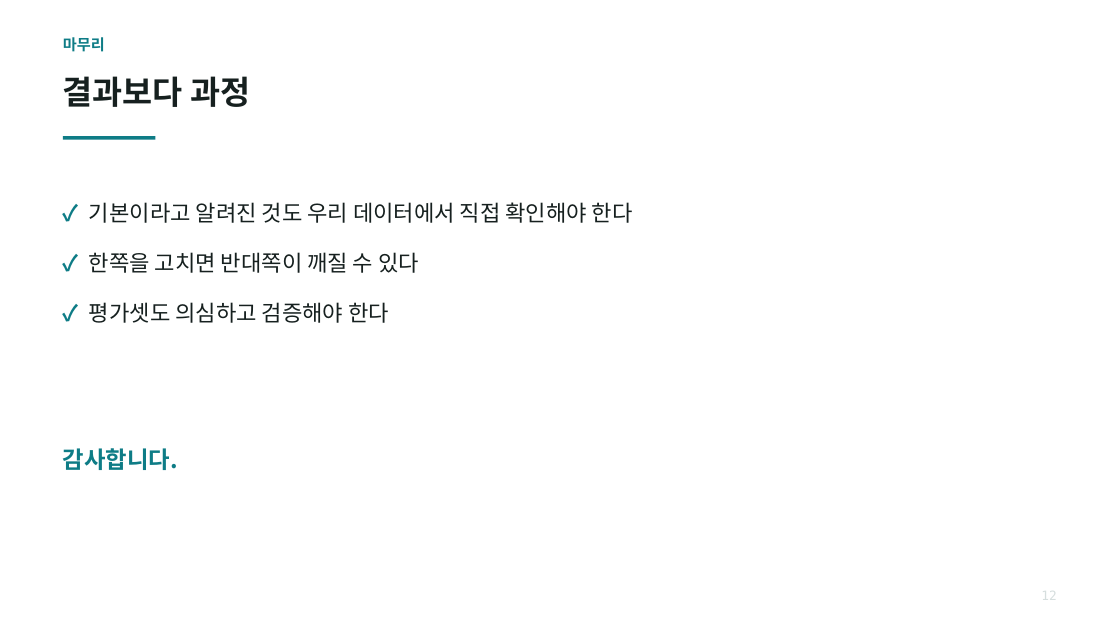
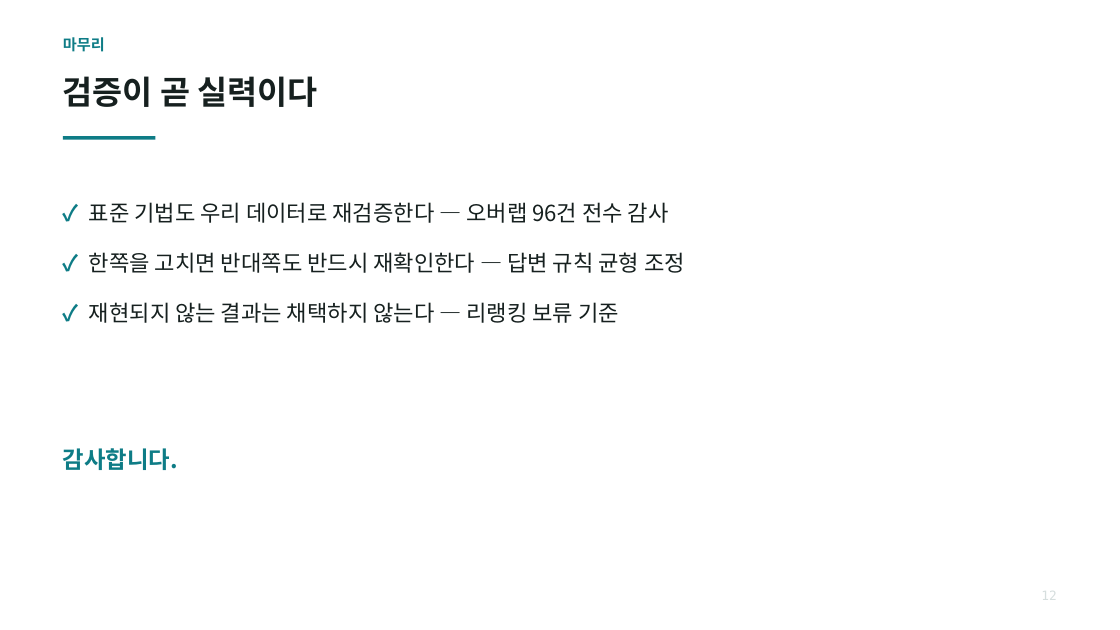
Before and after one commit to SeongHuni/Kumoh_SE_Mentoring_Bot, a slide deck: slide 13 of docs/SE챗봇_RAG_최종발표.pptx. Drawn at 1120x630 pixels with LibreOffice and Linux fonts; fonts in the diff are those of the drawing. Boxes give left, top, right and bottom in pixels: in the first picture for what was removed or moved away, otherwise in the second. Text is boxed around its words. In the diff, an @@ line names an element or a change of style, - is before the commit and + after.

```diff
--- a/docs/SE챗봇_RAG_최종발표.pptx
+++ b/docs/SE챗봇_RAG_최종발표.pptx
@@ text at (63,76,318,107): text changed @@
-결과보다 과정
+검증이 곧 실력이다
@@ text at (89,202,685,323): text changed @@
-✓ 기본이라고 알려진 것도 우리 데이터에서 직접 확인해야 한다
-✓ 한쪽을 고치면 반대쪽이 깨질 수 있다
-✓ 평가셋도 의심하고 검증해야 한다
+✓ 표준 기법도 우리 데이터로 재검증한다 — 오버랩 96건 전수 감사
+✓ 한쪽을 고치면 반대쪽도 반드시 재확인한다 — 답변 규칙 균형 조정
+✓ 재현되지 않는 결과는 채택하지 않는다 — 리랭킹 보류 기준
```
Also in this commit, not shown: 3 other slides changed, 1 slide added, 1 slide removed, 2 other files.
